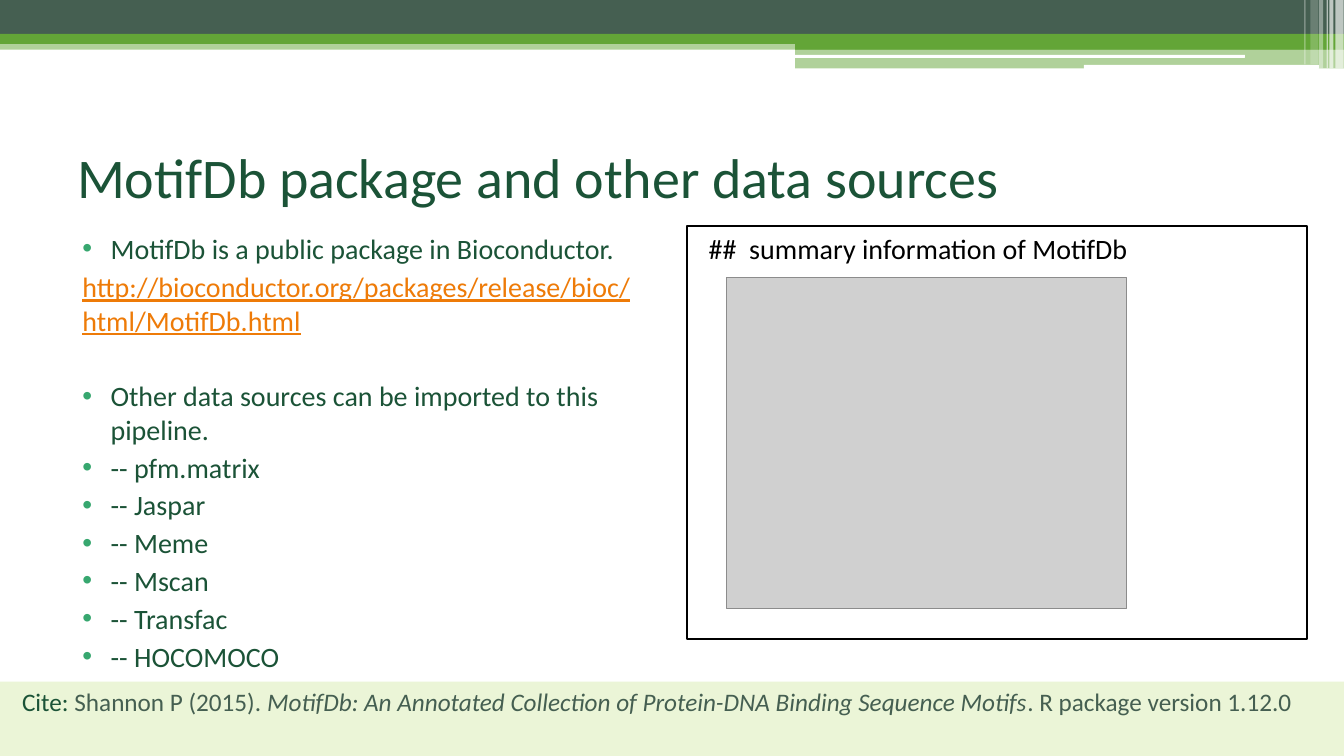
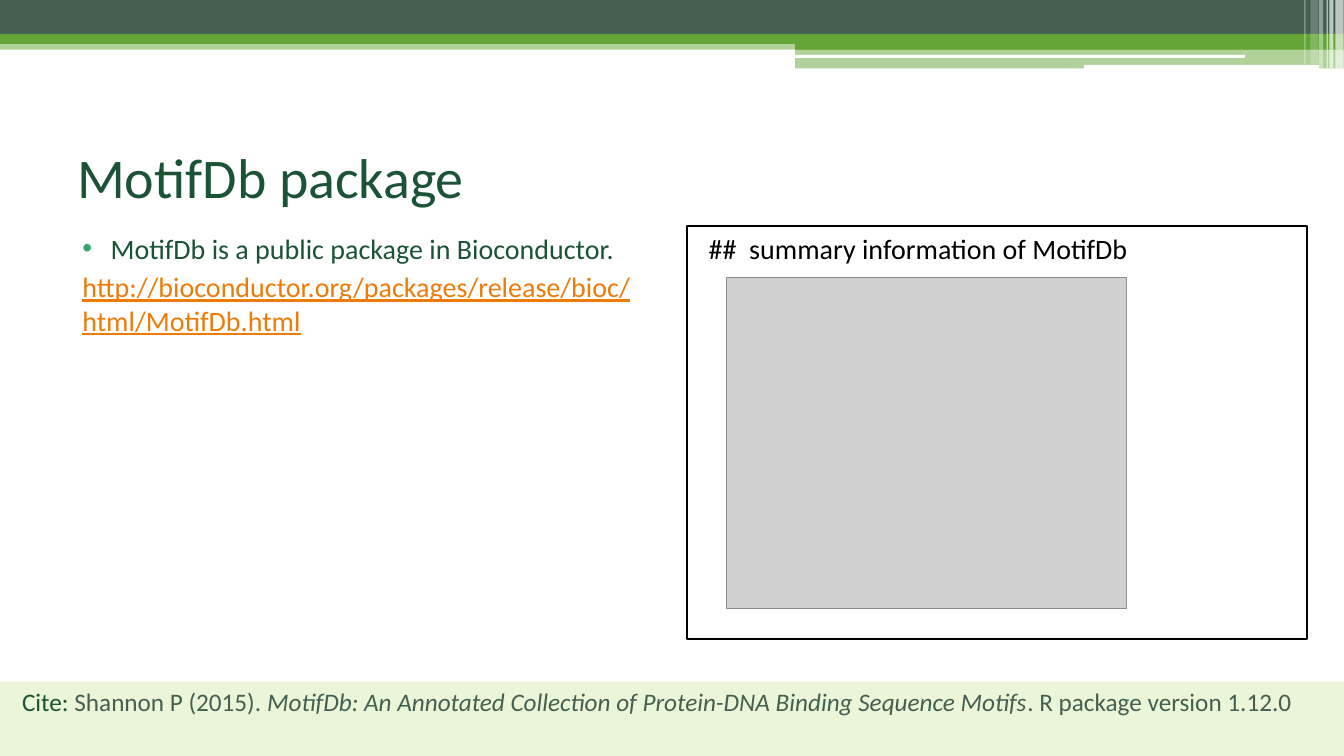
Before and after one commit to Danko-Lab/rtfbs_db, a slide deck: slide 7 of rtfbsdb-tutorial.pptx (slide 5 before the commit). Drawn at 1344x756 pixels with LibreOffice and Linux fonts; fonts in the diff are those of the drawing; grey boxes stand for pictures. Boxes give left, top, right and bottom in pixels: in the first picture for what was removed or moved away, otherwise in the second. Text is boxed around its words. In the diff, an @@ line names an element or a change of style, - is before the commit and + after.

```diff
--- a/rtfbsdb-tutorial.pptx
+++ b/rtfbsdb-tutorial.pptx
@@ title at <box>77,159,464,208</box>: text changed @@
-MotifDb package and other data sources
+MotifDb package
@@ text at <box>111,386,597,630</box>: paragraphs removed @@
-• Other data sources can be imported to this pipeline.
-• -- pfm.matrix
-• -- Jaspar
-• -- Meme
-• -- Mscan
-• -- Transfac
-• -- HOCOMOCO
```
Also in this commit, not shown: 7 other slides changed, 5 slides added, 16 other files.
